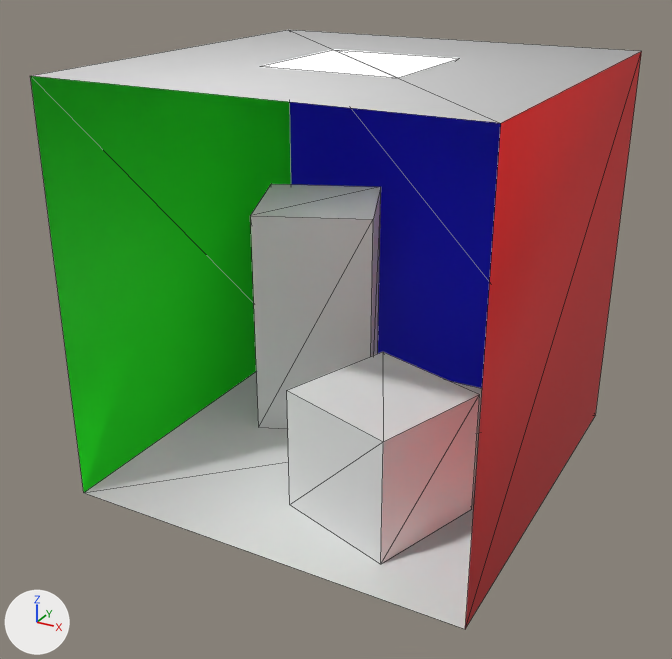
Before and after pictures for a commit that changed the OBJ model res/sphere_box.obj.
The view is the same before and after, from a 50 mm lens placed at (1.092, -2.122, 0.928), pointed at (-0.029, -0.085, -0.091). Arrows for +X, +Y and +Z are at lower left; the lights stay in place. Mesh edges are drawn as thin lines. Where no turn or scale is listed for an object, it has been applied to the vertices.

Objects in the first picture: 'Cube.001', 'Cube.002_Cube', 'Cube.003_Cube.002', 'Cube_Cube.003'.
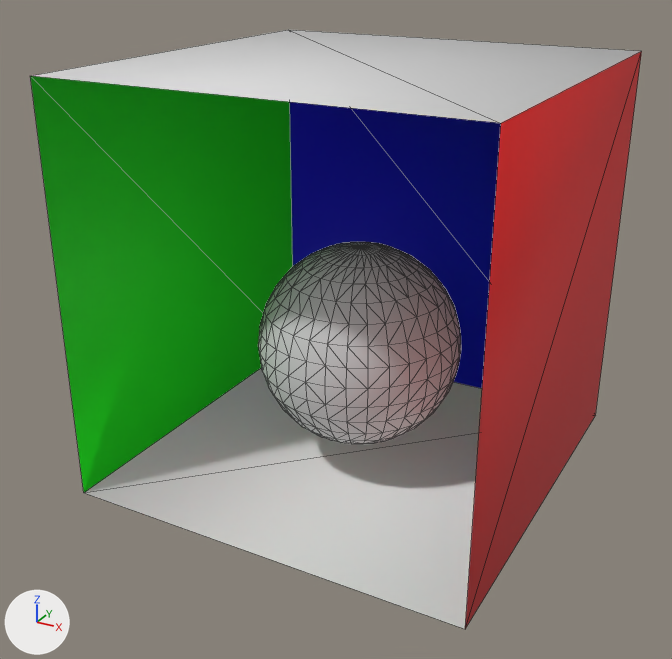
What differs and where, as boxes (x1, y1, x2, y2) in the pictures (672 x 659 px):
```json
{"object": "Sphere", "change": "added", "after": [258, 242, 461, 444]}
{"object": "Cube.002_Cube", "change": "deleted", "before": [287, 352, 480, 564]}
{"object": "Cube.003_Cube.002", "change": "deleted", "before": [250, 184, 381, 429]}
{"object": "Cube.001", "change": "deleted", "before": [260, 50, 459, 78]}
```

Edits to the scene script, one JSON object a line:
```json
{"op": "add", "block": "mat_white_001", "code": ["mat_white_001 = principled_material('White.001')", "mat_white_001.base_color = (0.64, 0.64, 0.64)  # light grey #d1d1d1", "mat_white_001.roughness = 0.69"]}
{"op": "add", "block": "me_sphere", "code": ["me_sphere = bpy.data.meshes.new('Sphere')", "me_sphere.from_pydata(...)  # a UV sphere (32 segments, 16 rings, poles along z) spanning x -0.283..0.283, y -0.283..0.283, z -0.442..0.125", "me_sphere.materials.append(mat_white_001)  # light grey #d1d1d1"]}
{"op": "remove", "block": "ob_cube_001", "code": ["ob_cube_001 = bpy.data.objects.new('Cube.001', me_cube_001)", "ob_cube_001.location = (0.0, 0.0, 0.0)"]}
{"op": "remove", "block": "ob_cube_002_cube", "code": ["ob_cube_002_cube = bpy.data.objects.new('Cube.002_Cube', me_cube_002_cube)", "ob_cube_002_cube.location = (0.0, 0.0, 0.0)"]}
{"op": "remove", "block": "ob_cube_003_cube_002", "code": ["ob_cube_003_cube_002 = bpy.data.objects.new('Cube.003_Cube.002', me_cube_003_cube_002)", "ob_cube_003_cube_002.location = (0.0, 0.0, 0.0)"]}
{"op": "add", "block": "ob_sphere", "code": ["ob_sphere = bpy.data.objects.new('Sphere', me_sphere)", "ob_sphere.location = (0.0, 0.0, 0.0)"]}
```
